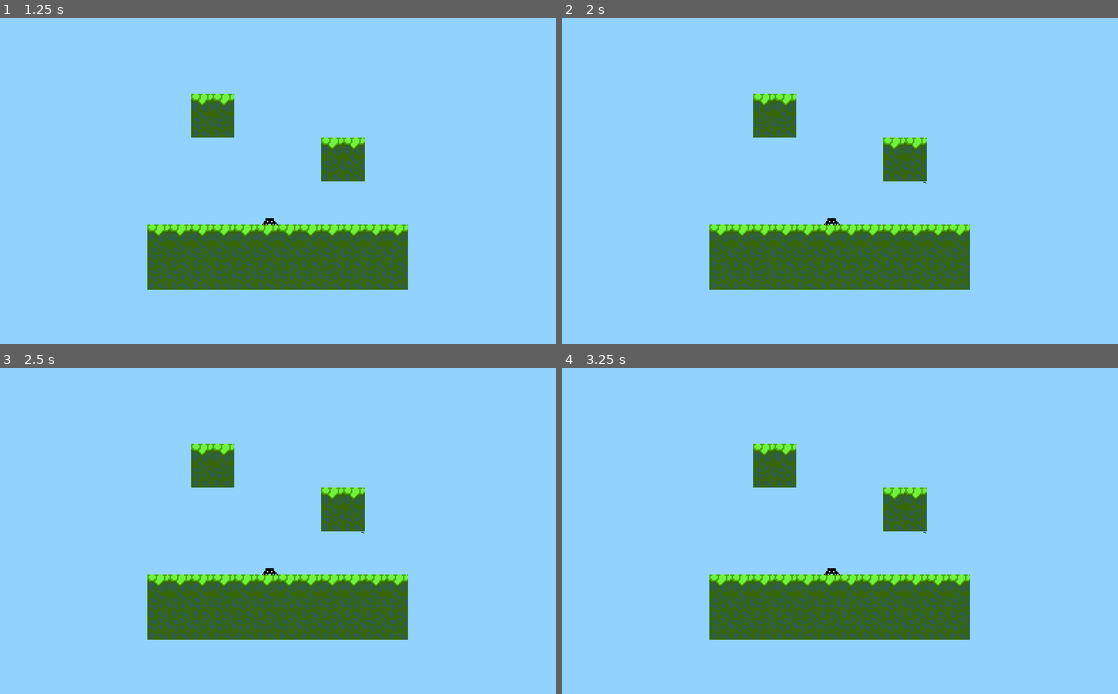
Above: before the commit, frames 1-4 (two rows, left to right).
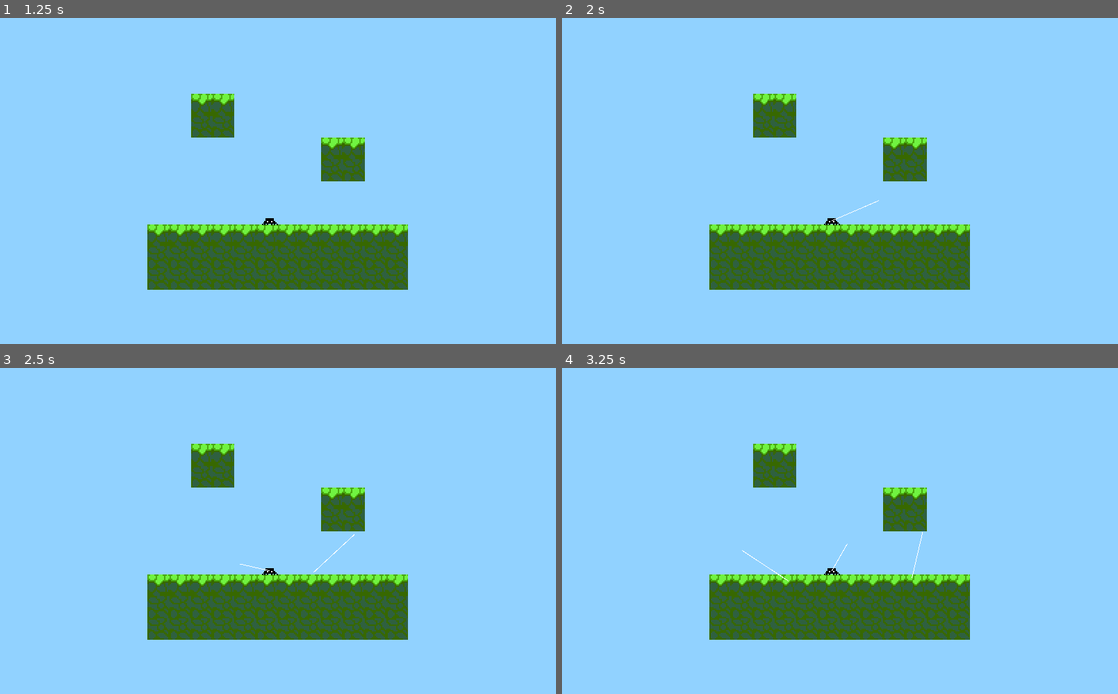
Above: after the commit, the same moments.

Repository: Tusentio/Spidington
Game: Godot game, scene res://Scenes/Menu/Menu.tscn
The game is run twice, just before and just after one commit, with the same random seed, the same clock (stepped at 60 frames per second) and the same inputs.
Inputs (mouse positions are in pixels of both pictures, inside the frame that each line leads up to):
- Up to frame 1 (1.25 s): click "Play" at 0.5 s
- Up to frame 2 (2 s): move the mouse to (962, 164) at 1.27 s; click (962, 164) at 1.35 s
- Up to frame 3 (2.5 s): tap Enter at 2 s; move the mouse to (166, 547) at 2.02 s; click (166, 547) at 2.1 s
- Up to frame 4 (3.25 s): tap Space at 2.75 s; move the mouse to (895, 459) at 2.77 s; click (895, 459) at 2.85 s

Frame 1 is identical in both runs. In frame 2, less than 0.1% of the frame differs, in the area x 48-66%, y 50-63%; in frame 3, less than 0.1%; in frame 4, less than 0.1%, in the area x 32-66%, y 50-66%.

Commit message:
Add strings with physics

Diff:
--- a/Scenes/Player/Player.gd
+++ b/Scenes/Player/Player.gd
@@ -1,13 +1,12 @@
 extends Node2D
 
+
+const string_shot := preload("res://Scenes/String/String.tscn")
+
 export (float) var string_speed := 500.0
-
-var hung_position := Vector2.ZERO
+onready var shoot_origin := $ShootOrigin
 var _is_ready := false
-
-onready var hook := $Hook
-onready var spindel := $Spindel
-onready var shoot_origin := $Spindel/ShootOrigin
+var shot: StringShot = null
 
 
 func _ready():
@@ -15,26 +14,23 @@
 
 
 func _input(event):
-	if Input.is_action_just_pressed("shoot_string") and not hung_position:
+	if Input.is_action_just_pressed("shoot_string"):
+		if shot:
+			shot.disconnect("hit", self, "_shot_hit")
+			shot.detach()
+
 		var mouse := get_global_mouse_position()
-		var space_rid := get_world_2d().space
-		var space_state := Physics2DServer.space_get_direct_state(space_rid)
-		var hit := space_state.intersect_ray(shoot_origin.global_position, mouse, [], 0b100)
+		var shoot_direction: Vector2 = (mouse - shoot_origin.global_position).normalized()
 
-		if hit:
-			hung_position = hit.position
-			hook.global_position = shoot_origin.global_position
-			hook.visible = true
+		shot = string_shot.instance()
 
+		shot.global_position = shoot_origin.global_position
+		shot.set_velocity(shoot_direction * 1)
+		shot.set_anchor(shoot_origin)
 
-func _process(delta):
-	if not _is_ready: return
+		shot.connect("hit", self, "_shot_hit")
 
-	if hung_position and hook.global_position != hung_position:
-		var hook_offset: Vector2 = hung_position - hook.global_position
-		var frame_move = hook_offset.normalized() * delta * string_speed
+		get_tree().get_root().add_child(shot)
 
-		if hook_offset.length() > frame_move.length():
-			hook.global_position += frame_move
-		else:
-			hook.global_position = hung_position
+func _shot_hit():
+	shot.detach()
--- a/Scenes/Player/Player.tscn
+++ b/Scenes/Player/Player.tscn
@@ -7,30 +7,21 @@
 radius = 2.5
 height = 4.0
 
-[node name="Player" type="Node2D"]
-script = ExtResource( 2 )
-
-[node name="Spindel" type="RigidBody2D" parent="."]
+[node name="Spindel" type="RigidBody2D"]
 collision_mask = 2
 mode = 2
 continuous_cd = 2
 contact_monitor = true
+script = ExtResource( 2 )
 
-[node name="Sprite" type="Sprite" parent="Spindel"]
+[node name="Sprite" type="Sprite" parent="."]
 position = Vector2( 0, -8 )
 texture = ExtResource( 1 )
 
-[node name="CollisionShape2D" type="CollisionShape2D" parent="Spindel"]
+[node name="CollisionShape2D" type="CollisionShape2D" parent="."]
 position = Vector2( 0, -2.5 )
 rotation = 1.5708
 shape = SubResource( 1 )
 
-[node name="ShootOrigin" type="Position2D" parent="Spindel"]
+[node name="ShootOrigin" type="Position2D" parent="."]
 position = Vector2( 0, -3 )
-
-[node name="Hook" type="Node2D" parent="."]
-visible = false
-
-[node name="Hook" type="Sprite" parent="Hook"]
-scale = Vector2( 0.2, 0.2 )
-texture = ExtResource( 1 )
--- /dev/null
+++ b/Scenes/String/String.gd
@@ -0,0 +1,64 @@
+extends KinematicBody2D
+class_name StringShot
+
+
+signal detached
+signal hit
+
+
+const GRAVITY := 1000.0
+const DRAG := 0.5
+const SHORTENING_COEFFICIENT := 0.8
+
+var anchor: Node2D = null
+var velocity := Vector2.ZERO
+var tail_velocity := Vector2.ZERO
+onready var line := $Line2D
+
+
+func _process(delta):
+	if anchor:
+		var space_state := get_world_2d().direct_space_state
+		var obstruction := space_state.intersect_ray(global_position, anchor.global_position, [], 0b10)
+		if obstruction:
+			detach()
+
+		line.points[1] = to_local(anchor.global_position)
+	else:
+		var string_length = line.points[1].length()
+		string_length *= pow(SHORTENING_COEFFICIENT, delta)
+
+		# Gravity
+		tail_velocity += Vector2.DOWN * delta * GRAVITY
+
+		# Apply movement and contraints
+		var _pos = line.points[1]
+		line.points[1] += tail_velocity * delta
+		line.points[1] = line.points[1].normalized() * string_length
+		tail_velocity = (line.points[1] - _pos) / delta
+
+		# Drag
+		tail_velocity += -tail_velocity.normalized() * tail_velocity.length_squared() * delta * DRAG
+
+
+func _physics_process(delta):
+	if velocity:
+		var collision := move_and_collide(velocity)
+
+		if collision:
+			velocity = Vector2.ZERO
+			emit_signal("hit")
+
+
+func set_velocity(velocity):
+	self.velocity = velocity
+	tail_velocity = velocity
+
+
+func set_anchor(anchor: Node2D):
+	self.anchor = anchor
+
+
+func detach():
+	anchor = null
+	emit_signal("detached")
--- /dev/null
+++ b/Scenes/String/String.tscn
@@ -0,0 +1,19 @@
+[gd_scene load_steps=3 format=2]
+
+[ext_resource path="res://Scenes/String/String.gd" type="Script" id=1]
+
+[sub_resource type="CircleShape2D" id=1]
+radius = 0.5
+
+[node name="String" type="KinematicBody2D"]
+collision_layer = 0
+collision_mask = 4
+script = ExtResource( 1 )
+
+[node name="Line2D" type="Line2D" parent="."]
+points = PoolVector2Array( 0, 0, 0, 0 )
+width = 0.5
+default_color = Color( 1, 1, 1, 1 )
+
+[node name="CollisionShape2D" type="CollisionShape2D" parent="."]
+shape = SubResource( 1 )
--- a/project.godot
+++ b/project.godot
@@ -7,6 +7,16 @@
 ;   param=value ; assign values to parameters
 
 config_version=4
+
+_global_script_classes=[ {
+"base": "KinematicBody2D",
+"class": "StringShot",
+"language": "GDScript",
+"path": "res://Scenes/String/String.gd"
+} ]
+_global_script_class_icons={
+"StringShot": ""
+}
 
 [application]
 
